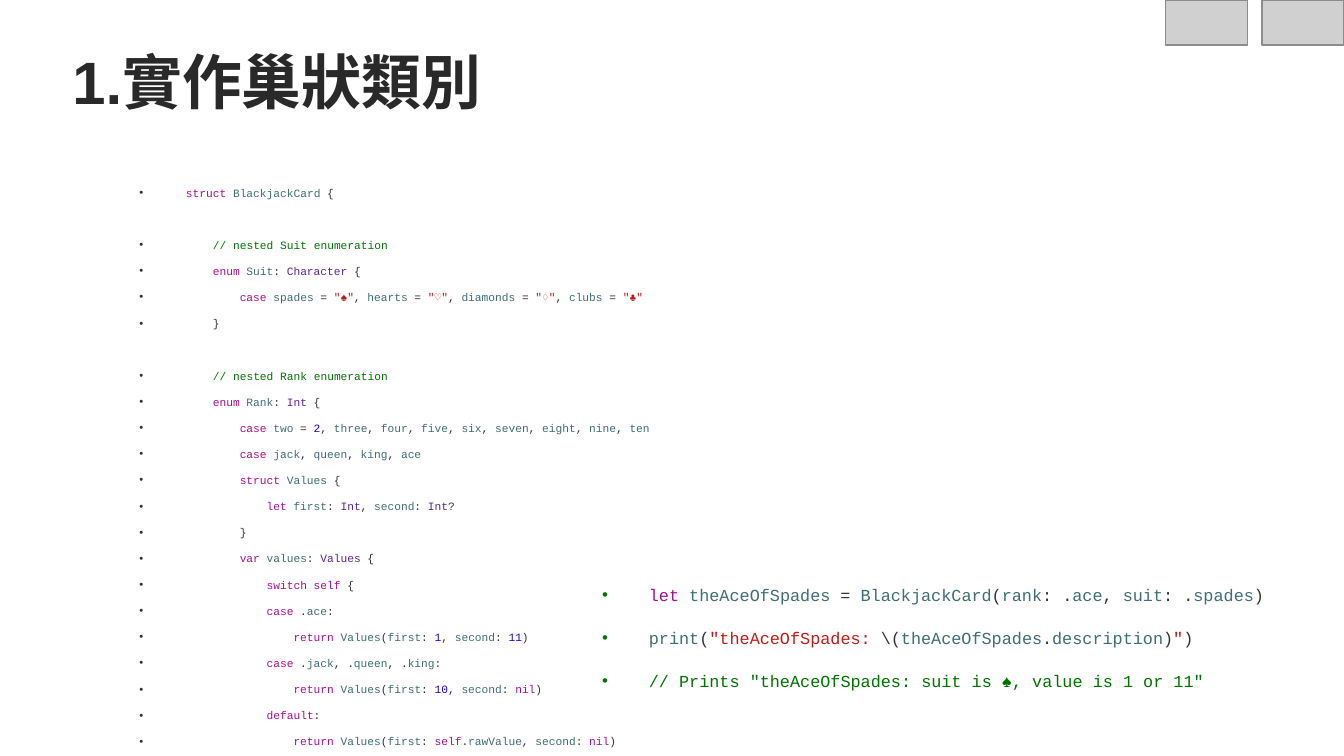
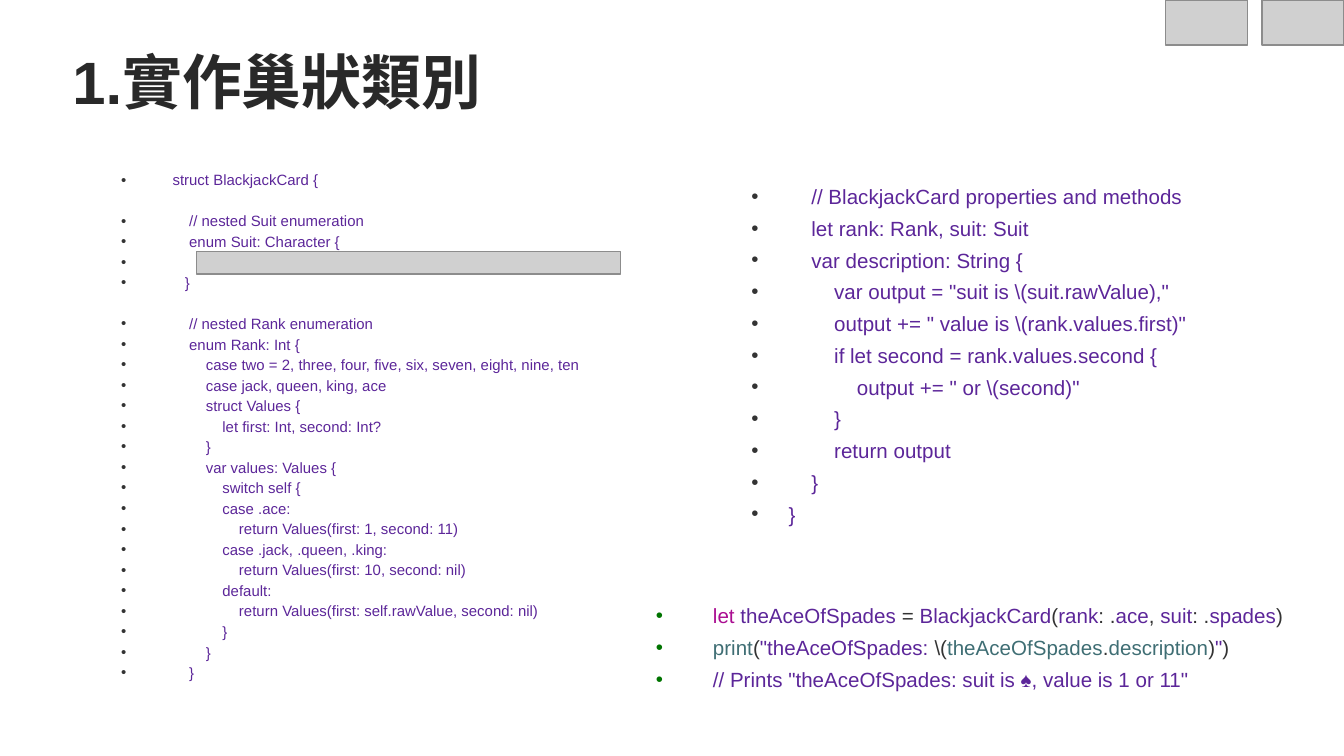
Before and after one commit to roberthsu2003/Iphone1, a slide deck: slide 3 of iOS行動程式基礎開發上架20堂課/第17堂課自動調整高度的儲存格/swift-巢狀類別.pptx. Drawn at 1344x756 pixels with LibreOffice and Linux fonts; fonts in the diff are those of the drawing; grey boxes stand for pictures; background and template pictures are left out. Boxes give left, top, right and bottom in pixels: in the first picture for what was removed or moved away, otherwise in the second. Text is boxed around its words. In the diff, an @@ line names an element or a change of style, - is before the commit and + after.

```diff
--- a/iOS行動程式基礎開發上架20堂課/第17堂課自動調整高度的儲存格/swift-巢狀類別.pptx
+++ b/iOS行動程式基礎開發上架20堂課/第17堂課自動調整高度的儲存格/swift-巢狀類別.pptx
@@ text at <box>173,174,579,619</box>: paragraphs removed @@
-• // BlackjackCard properties and methods
-• let rank: Rank, suit: Suit
-• var description: String {
-• var output = "suit is \(suit.rawValue),"
-• output += " value is \(rank.values.first)"
-• if let second = rank.values.second {
-• output += " or \(second)"
-• }
-• return output
-• }
-• }
@@ text "struct BlackjackCard {": place and size @@
-text "struct BlackjackCard {" at <box>186,189,650,748</box>
+text "struct BlackjackCard {" at <box>173,174,579,619</box>
@@ text "struct BlackjackCard {" at <box>173,174,579,619</box>: size 6 to 8 pt, font Courier New to Arial; text colour #AA0D91 to #5C2699 in "struct", "enum", "enum", "case" and 11 more places; text colour #3F6E74 to #5C2699 in "BlackjackCard", "Suit:", "Rank:", "two three, four, five, six, seven, eight, ..." and 9 more places; text colour #333333 to #5C2699 in "{", "Suit: {", "}", "Rank: {" and 16 more places; text colour #007400 to #5C2699 in "// nested Suit enumeration", "// nested Rank enumeration"; text colour #1C00CF to #5C2699 in "2,", "1, 11)", "10,"; indent changed; line spacing 14pt to 11pt @@
@@ text added at <box>811,189,1186,463</box>, 11 pt, text #5C2699 @@
+• // BlackjackCard properties and methods
+• let rank: Rank, suit: Suit
+• var description: String {
+• var output = "suit is \(suit.rawValue),"
+• output += " value is \(rank.values.first)"
+• if let second = rank.values.second {
+• output += " or \(second)"
+• }
+• return output
+• }
+• }
@@ picture added at <box>196,251,620,274</box> @@
@@ text at <box>240,293,603,304</box>: paragraph removed @@
-• case spades = "♠", hearts = "♡", diamonds = "♢", clubs = "♣"
@@ text "let theAceOfSpades = BlackjackCard(rank: .ace, ...": place and size @@
-text "let theAceOfSpades = BlackjackCard(rank: .ace, ..." at <box>649,589,1264,691</box>
+text "let theAceOfSpades = BlackjackCard(rank: .ace, ..." at <box>713,608,1283,692</box>
@@ text "let theAceOfSpades = BlackjackCard(rank: .ace, ..." at <box>713,608,1283,692</box>: size 9 to 11 pt, font Courier New to Arial; text colour #3F6E74 to #5C2699 in "theAceOfSpades BlackjackCard(rank: .ace, suit: .spades)"; text colour #C41A16 to #5C2699 in "print("theAceOfSpades: \(theAceOfSpades.description)")"; text colour #007400 to #5C2699 in "// Prints "theAceOfSpades: suit is ♠, value ..."; indent changed; line spacing 23pt to 17pt @@
```
Also in this commit, not shown: 1 other slide changed, 1 slide added, 49 other files.
